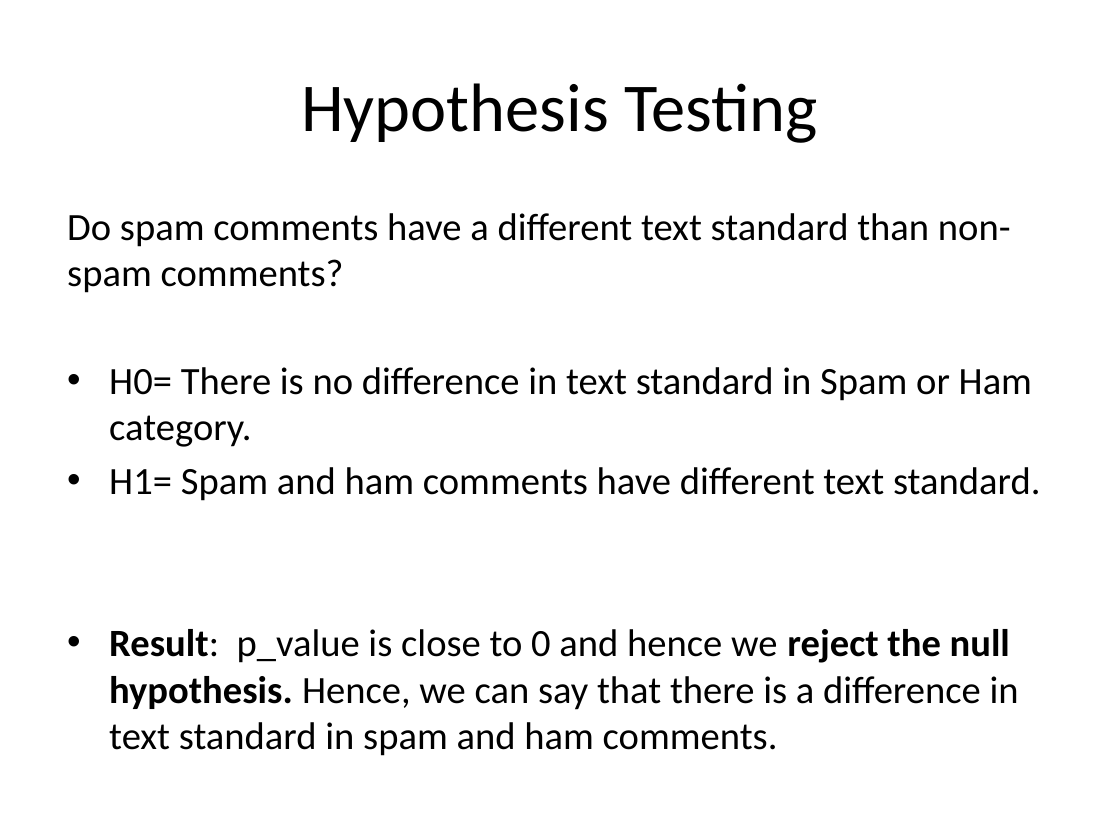
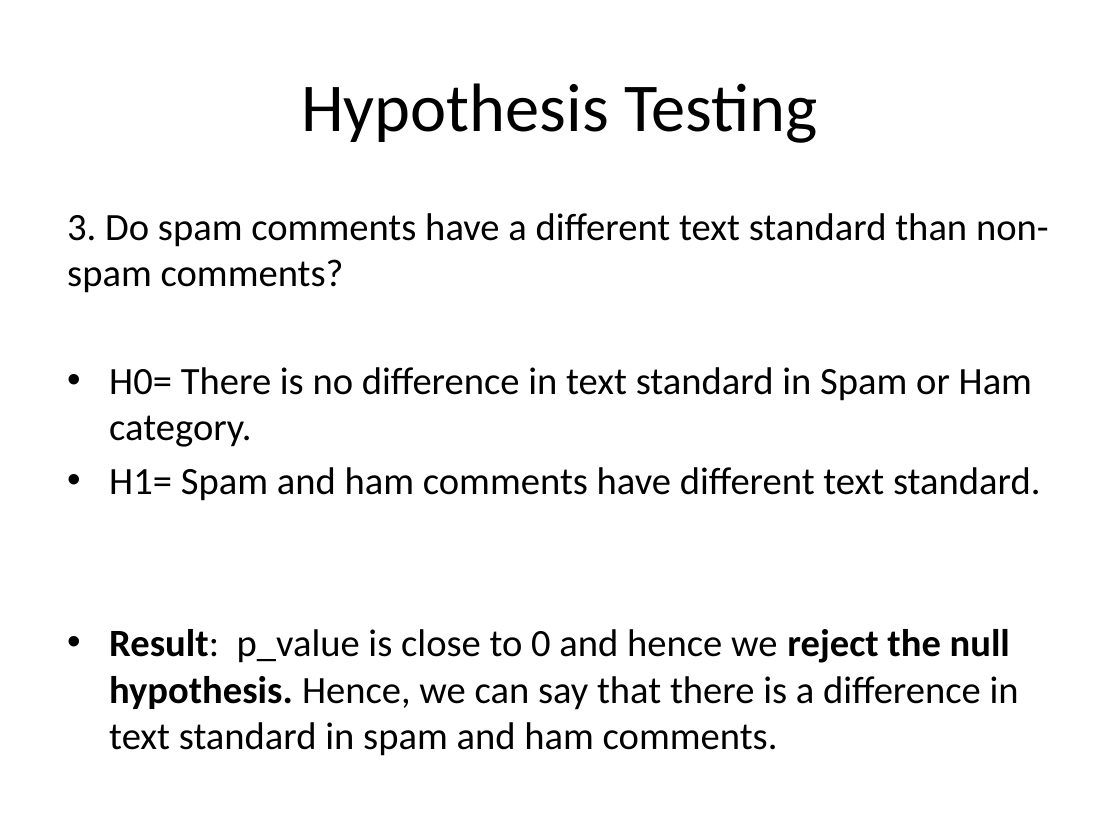
Before and after one commit to Preeti24/Youtube-comments, a slide deck: slide 11 of SlideDeck.pptx. Drawn at 1120x840 pixels with LibreOffice and Linux fonts; fonts in the diff are those of the drawing. Boxes give left, top, right and bottom in pixels: in the first picture for what was removed or moved away, otherwise in the second. Text is boxed around its words. In the diff, an @@ line names an element or a change of style, - is before the commit and + after.

```diff
--- a/SlideDeck.pptx
+++ b/SlideDeck.pptx
@@ text at (67, 213, 1049, 293): text changed @@
-Do spam comments have a different text standard than non-spam comments?
+3. Do spam comments have a different text standard than non-spam comments?
```
Also in this commit, not shown: 9 other slides changed.
